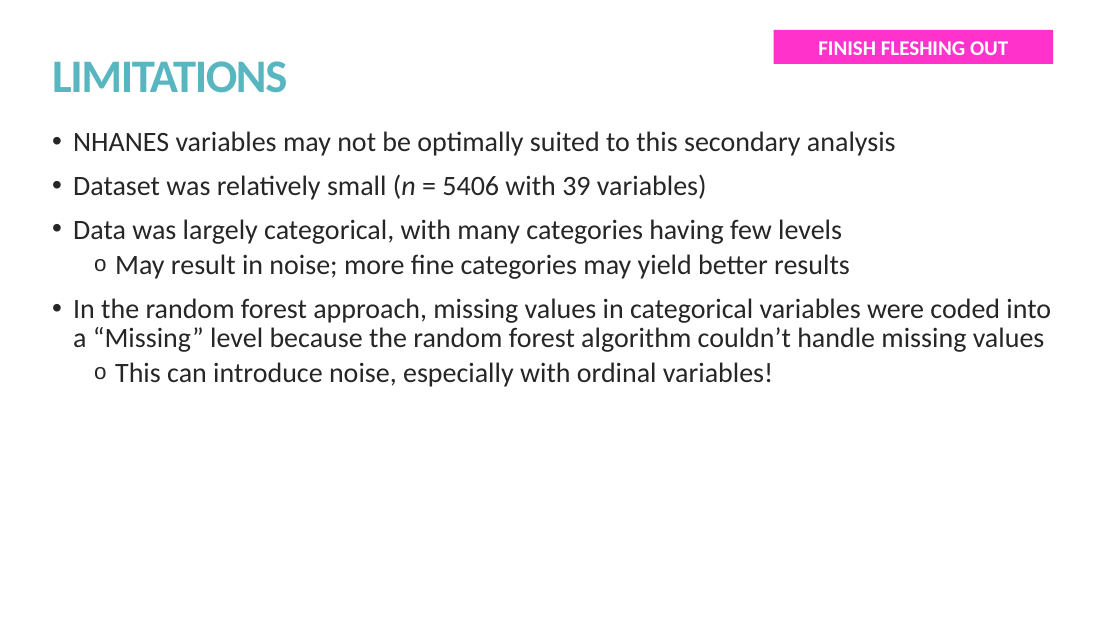
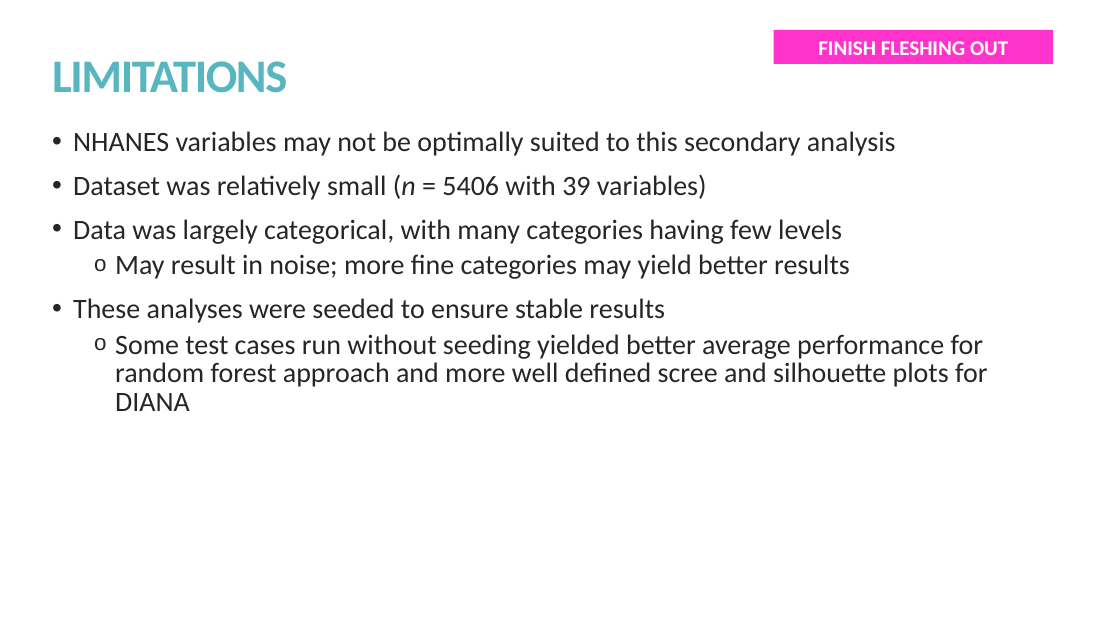
Before and after one commit to kmprioliPROF/CSC_8515_Final_Project, a slide deck: slide 15 of presentation/Prioli_presentation.pptx (slide 16 before the commit). Drawn at 1120x630 pixels with LibreOffice and Linux fonts; fonts in the diff are those of the drawing. Boxes give left, top, right and bottom in pixels: in the first picture for what was removed or moved away, otherwise in the second. Text is boxed around its words. In the diff, an @@ line names an element or a change of style, - is before the commit and + after.

Commit message:
Working on slides

```diff
--- a/presentation/Prioli_presentation.pptx
+++ b/presentation/Prioli_presentation.pptx
@@ text at <box>73,298,987,411</box>: text changed @@
-• In the random forest approach, missing values in categorical variables were coded into a “Missing” level because the random forest algorithm couldn’t handle missing values
-  o This can introduce noise, especially with ordinal variables!
+• These analyses were seeded to ensure stable results
+  o Some test cases run without seeding yielded better average performance for random forest approach and more well defined scree and silhouette plots for DIANA
```
Also in this commit, not shown: 6 other slides changed, 3 slides added, 1 slide removed, 2 other files.
